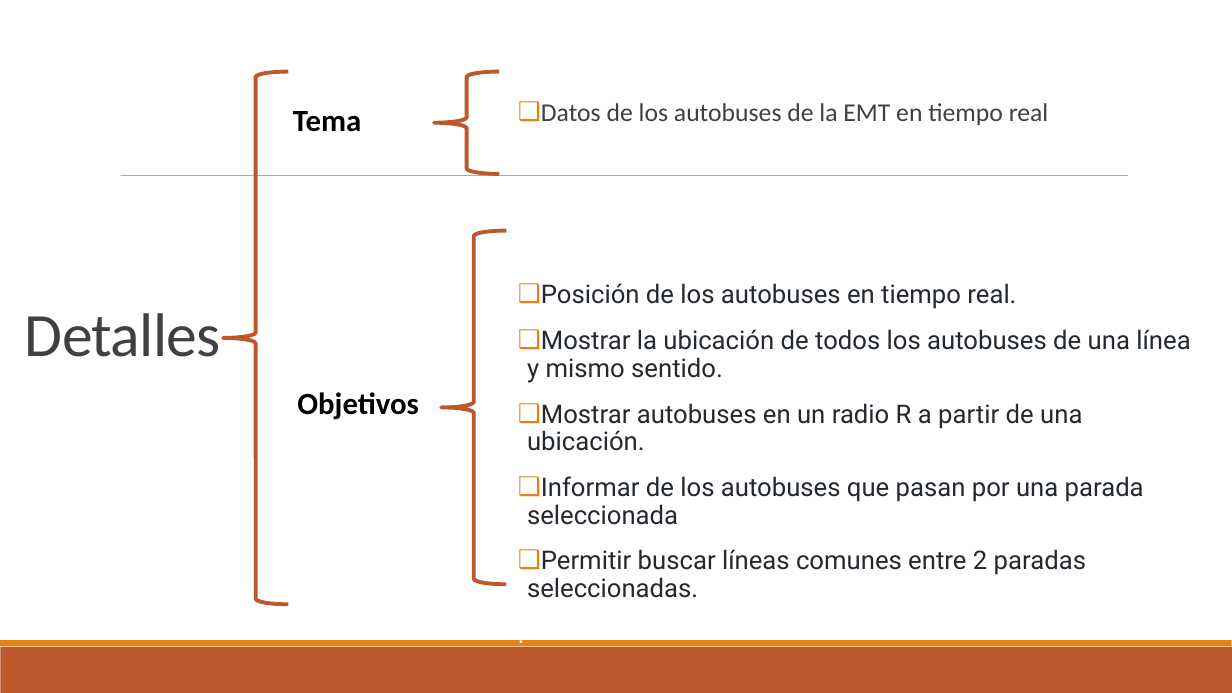
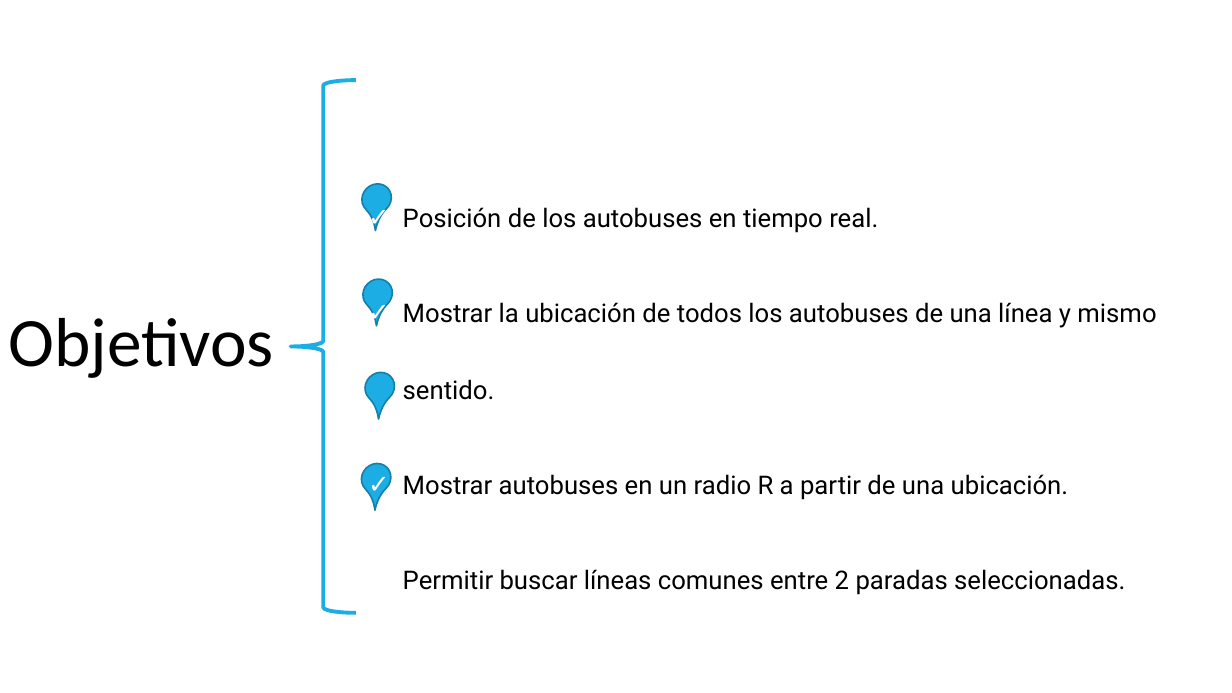
Before and after one commit to EloyBG97/project-big-data, a slide deck: slide 2 of Presentacion.pptx. Drawn at 1232x693 pixels with LibreOffice and Linux fonts; fonts in the diff are those of the drawing. Boxes give left, top, right and bottom in pixels: in the first picture for what was removed or moved away, otherwise in the second. Text is boxed around its words. In the diff, an @@ line names an element or a change of style, - is before the commit and + after.

Commit message:
Presentacion final: filtro por radio

```diff
--- a/Presentacion.pptx
+++ b/Presentacion.pptx
@@ left brace: place and size @@
-left brace at bbox=[223, 71, 288, 604]
+left brace at bbox=[291, 80, 357, 614]
@@ left brace at bbox=[291, 80, 357, 614]: outline #BD582C 3 pt to #1CADE4 3 pt @@
@@ left brace removed at bbox=[434, 71, 500, 174] @@
@@ text removed at bbox=[293, 111, 361, 132] @@
-Tema
@@ text at bbox=[403, 207, 1156, 595]: paragraph removed @@
-.
@@ text "Posición de los autobuses en ...": place and size @@
-text "Posición de los autobuses en ..." at bbox=[527, 103, 1190, 598]
+text "Posición de los autobuses en ..." at bbox=[403, 207, 1156, 595]
@@ text "Posición de los autobuses en ..." at bbox=[403, 207, 1156, 595]: text colour #24292F to #000000; bullet ❑ to ✓; line spacing 0.9 to 2.5; bullet colour #E48312 to #FFFFFF @@
@@ text at bbox=[541, 103, 1049, 125]: paragraph removed @@
-❑ Datos de los autobuses de la EMT en tiempo real
@@ line removed from (121, 176) to (1128, 176) @@
@@ teardrop added at bbox=[356, 178, 398, 220], fill #1CADE4, outline #1580A9 1.25 pt @@
@@ left brace removed at bbox=[442, 231, 507, 585] @@
@@ text "Objetivos": place and size @@
-text "Objetivos" at bbox=[297, 392, 419, 420]
+text "Objetivos" at bbox=[8, 318, 274, 378]
@@ text "Objetivos" at bbox=[8, 318, 274, 378]: size 24 to 54 pt, bold off; alignment left to centre; line spacing 0.9 to 1; less space between paragraphs; vertical alignment bottom to top @@
@@ teardrop added at bbox=[357, 273, 398, 315], fill #1CADE4, outline #1580A9 1.25 pt @@
@@ text removed at bbox=[25, 313, 221, 357] @@
-Detalles
@@ teardrop added at bbox=[358, 367, 400, 409], fill #1CADE4, outline #1580A9 1.25 pt @@
@@ teardrop added at bbox=[356, 457, 398, 499], fill #1CADE4, outline #1580A9 1.25 pt @@
@@ text at bbox=[527, 476, 1144, 525]: paragraph removed @@
-❑ Informar de los autobuses que pasan por una parada seleccionada
@@ rectangle removed at bbox=[0, 647, 1232, 693] @@
@@ rectangle removed at bbox=[0, 640, 1232, 647] @@
```
Also in this commit, not shown: 3 other slides changed, 2 slides added, 2 slides removed.
